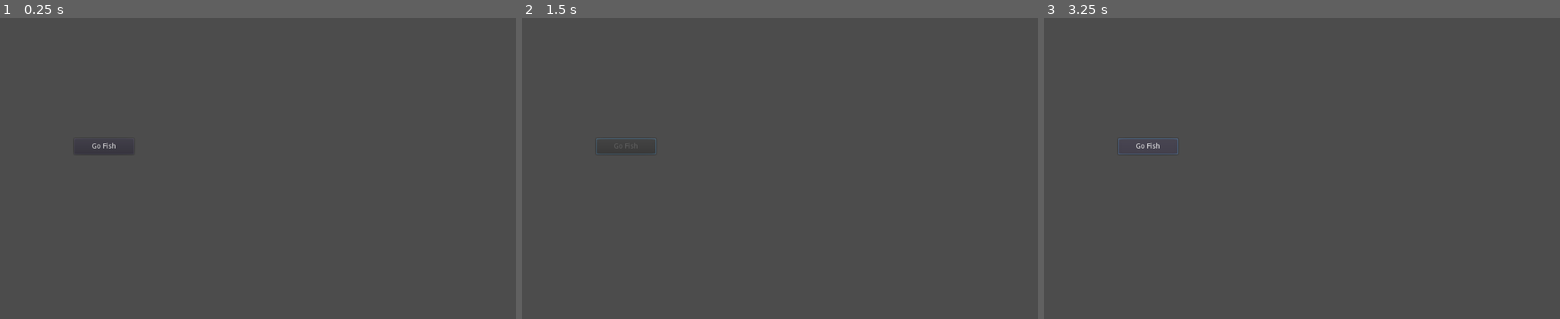
Above: before the commit, frames 1-3 (left to right).
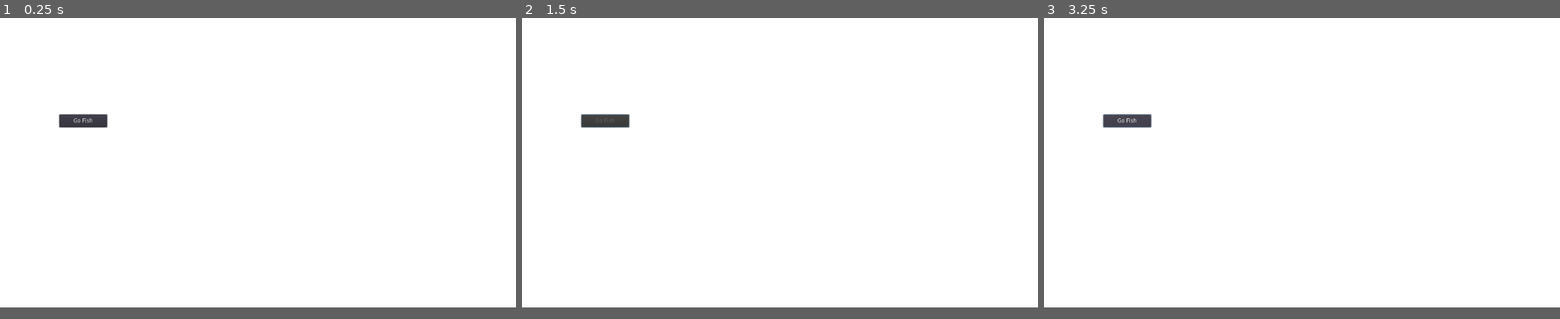
Above: after the commit, the same moments.

Repository: rilifon/A-Fera-Que-Habita-Em-Mim
Game: Godot game, scene res://MainScene.tscn
The game is run twice, just before and just after one commit, with the same random seed, the same clock (stepped at 60 frames per second) and the same inputs.
Inputs:
- Up to frame 1 (0.25 s): no input
- Up to frame 2 (1.5 s): click "Go Fish" at 0.5 s; tap Enter at 1.25 s
- Up to frame 3 (3.25 s): click "Go Fish" at 2 s; tap Space at 2.75 s
In our replay, the window is 800x468 before the commit and 800x450 after it. These sizes can differ from the game's own. Grey fills any space a smaller window leaves; there, only what the larger window draws over its background counts as a difference.

The runs differ from the first frame. In frame 1, 96% of the frame differs, in the area x 0-100%, y 0-97%; in frame 2, 96%; in frame 3, 96%.

Commit message:
Add font

Diff:
--- /dev/null
+++ b/project/MainMenu.tscn
@@ -0,0 +1,8 @@
+[gd_scene format=2]
+
+[node name="MainMenu" type="Control"]
+anchor_right = 1.0
+anchor_bottom = 1.0
+__meta__ = {
+"_edit_use_anchors_": false
+}
--- a/project/project.godot
+++ b/project/project.godot
@@ -24,9 +24,15 @@
 BaitManager="*res://baits/BaitManager.gd"
 LootManager="*res://loot/LootManager.gd"
 
+[display]
+
+window/size/width=1280
+window/size/height=720
+
 [rendering]
 
 quality/driver/driver_name="GLES2"
 vram_compression/import_etc=true
 vram_compression/import_etc2=false
+environment/default_clear_color=Color( 1, 1, 1, 1 )
 environment/default_environment="res://default_env.tres"
Binary file added: project/assets/fonts/Itim-Regular.ttf
